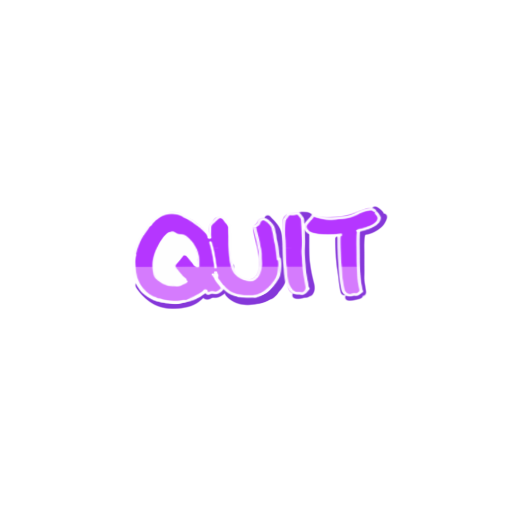
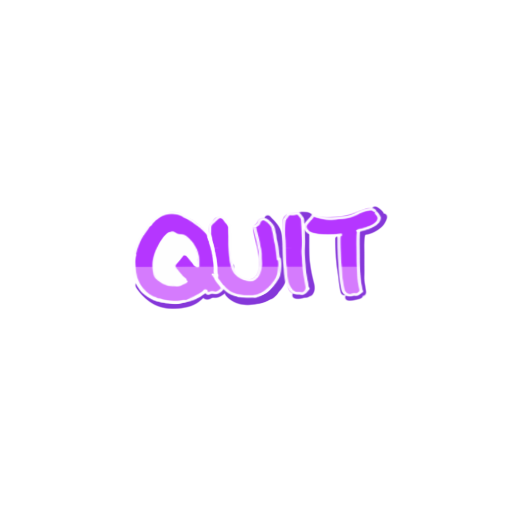
Layered file, before and after one edit (512 x 512). Changes by layer:
painted on "레이어 15" over [206, 234, 218, 275]
